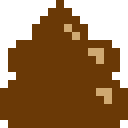
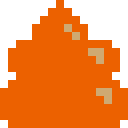
Two versions of the same layered image (128 × 128). Layer-by-layer changes:
painted on "レイヤー 3" over box(0, 0, 128, 128)
